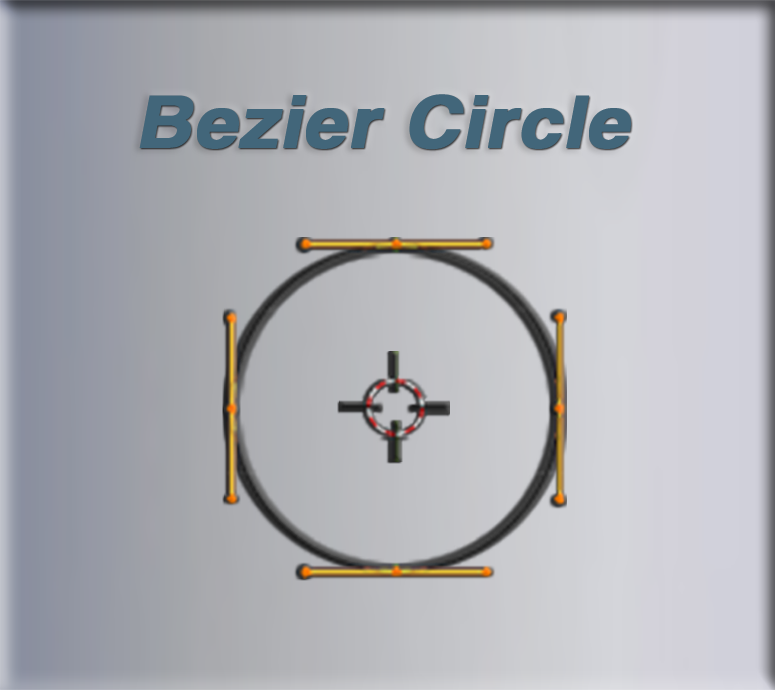
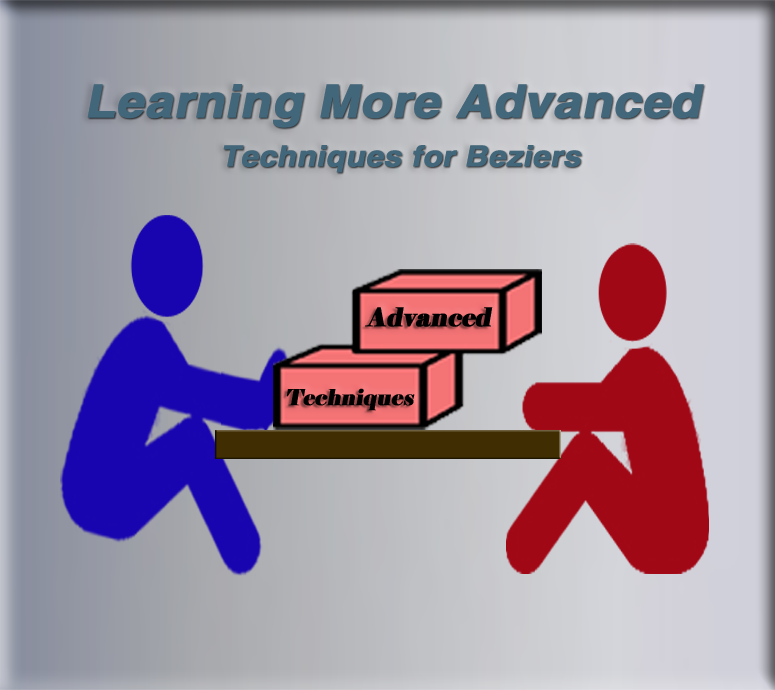
Comparing the layer stacks of the two 775 x 690 images. Changes:
added layer "Techniques for Beziers" above "Learning More Advanced" over box(223, 145, 582, 173)
renamed "Bezier Circle" to "Learning More Advanced", painted on it over box(87, 84, 704, 150)
removed group "Bezer Circle" (3 layers) over box(224, 237, 567, 579)
removed layer "yellow sticks" from group "Bezer Circle" over box(224, 237, 567, 579)
removed layer "Layer 1" from group "Bezer Circle" over box(224, 243, 567, 573)
added layer "Techniques" above "Advanced" over box(286, 388, 415, 411)
added layer "Advanced" above "Layer 4" over box(365, 307, 493, 327)
added layer "Layer 4" above "Layer 3" over box(273, 269, 542, 430)
added layer "Layer 3" above "Layer 6" over box(215, 430, 561, 459)
added layer "Layer 6" above "Layer 2 copy" over box(506, 243, 709, 574)
added layer "Layer 2 copy" above "Layer 2" over box(247, 344, 292, 433)
moved "Layer 2" out of group "Bezer Circle", painted on it over box(221, 351, 450, 462)
added layer "Layer 7" above "Silver-Flat-Gradient" over box(60, 215, 263, 576)
